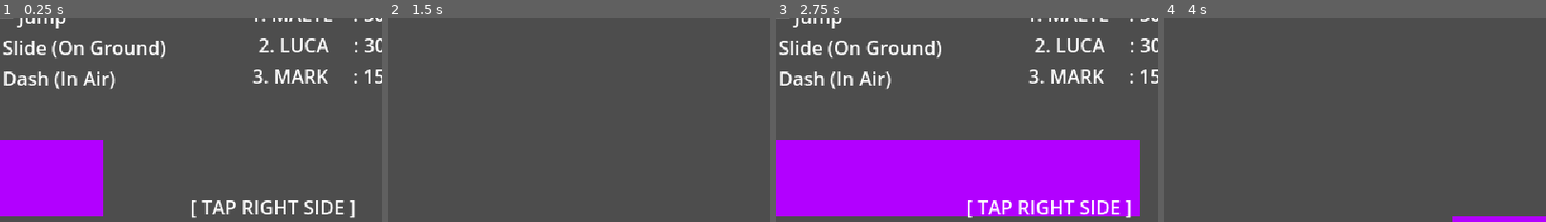
Above: before the commit, frames 1-4 (left to right).
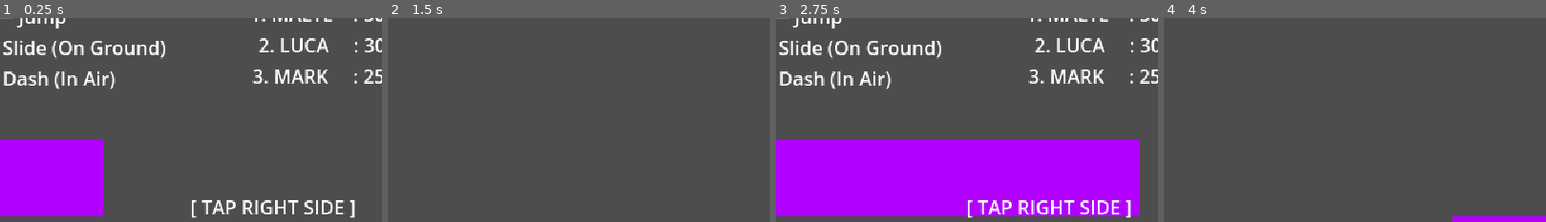
Above: after the commit, the same moments.

Repository: mschonberger/runner
Game: Godot game, scene res://scenes/main.tscn
The game is run twice, just before and just after one commit, with the same random seed, the same clock (stepped at 60 frames per second) and the same inputs.
Inputs (mouse positions are % of the whole screen's width and height, from its top left):
- Up to frame 1 (0.25 s): no input
- Up to frame 2 (1.5 s): tap Space (jump) at 0.5, 0.77 s; move the mouse to (72, 47) at 0.52 s; hold Ctrl (dash) 0.53-1.28 s; click (72, 47) at 0.67 s; move the mouse to (30, 58) at 1.27 s; tap Ctrl (dash) at 1.35 s; click (30, 58) at 1.42 s
- Up to frame 3 (2.75 s): tap Space (jump) at 1.52 s; move the mouse to (60, 29) at 2.02 s; hold Ctrl (dash) from 2.03 s (still down); click (60, 29) at 2.17 s
- Up to frame 4 (4 s): move the mouse to (45, 74) at 2.77 s; release Ctrl (dash) at 2.78 s; tap Ctrl (dash) at 2.85 s; click (45, 74) at 2.92 s; tap Space (jump) at 3.02, 3.77 s; move the mouse to (80, 68) at 3.52 s; hold Ctrl (dash) from 3.53 s (still down); click (80, 68) at 3.67 s
The pictures show only the part of the screen within x 47-97%, y 27-77%; the shares and areas given below are measured in that part.

The runs differ from the first frame. In frame 1, 0.1% of the frame differs, in the area x 95-98%, y 25-33%; in frame 2, nothing differs; in frame 3, 0.1%; in frame 4, nothing differs.

Commit message:
Fixing time
- Another attempt to fix the High score name entry bug on mobile phones

Diff:
--- a/scripts/game_manager.gd
+++ b/scripts/game_manager.gd
@@ -116,7 +116,7 @@
 	leaderboard = [
 		{"name": "MALTE", "score": 5000.0},
 		{"name": "LUCA", "score": 3000.0},
-		{"name": "MARK", "score": 1500.0}
+		{"name": "MARK", "score": 2500.0}
 	]
 
 func _save_leaderboard() -> void:
--- a/scripts/ui.gd
+++ b/scripts/ui.gd
@@ -73,7 +73,7 @@
 func _build_procedural_entry_ui() -> void:
 	entry_panel = PanelContainer.new()
 	entry_panel.visible = false
-	entry_panel.custom_minimum_size = Vector2(320, 140)
+	entry_panel.custom_minimum_size = Vector2(340, 180) # Made slightly taller for the cancel button
 	entry_panel.set_anchors_preset(Control.PRESET_CENTER)
 	entry_panel.grow_horizontal = Control.GROW_DIRECTION_BOTH
 	entry_panel.grow_vertical = Control.GROW_DIRECTION_BOTH
@@ -104,10 +104,16 @@
 	vbox.add_child(name_input)
 
 	var hint := Label.new()
-	hint.text = "Press Enter to Save"
+	hint.text = "Press Enter to Save\n(Or tap field to reopen keyboard)"
 	hint.horizontal_alignment = HORIZONTAL_ALIGNMENT_CENTER
 	hint.modulate.a = 0.6
 	vbox.add_child(hint)
+
+	# 🚨 FIX: Add a explicit cancel/skip button for mobile users
+	var cancel_btn := Button.new()
+	cancel_btn.text = "SKIP / CANCEL"
+	cancel_btn.pressed.connect(_on_highscore_cancelled)
+	vbox.add_child(cancel_btn)
 
 func _on_highscore_triggered(score_value: float) -> void:
 	pending_highscore_value = score_value
@@ -120,7 +126,24 @@
 	gm.add_leaderboard_entry(new_text, pending_highscore_value)
 
 func _on_name_input_clicked(event: InputEvent) -> void:
-	# Check if the player explicitly tapped or pressed down on the text block field
 	if event is InputEventMouseButton and event.is_pressed():
-		# Force Godot to re-request the software keyboard from iOS or Android OS
+		# 🚨 FIX: Explicitly clear focus and grab it fresh.
+		# This forces a state change that the web/mobile bridge registers cleanly.
+		name_input.release_focus()
+		name_input.grab_focus()
+
+		# Move caret to the end of the line text
+		name_input.caret_column = name_input.text.length()
+
+		# Explicitly command the virtual keyboard to wake up
 		DisplayServer.virtual_keyboard_show(name_input.text, name_input.get_global_rect(), name_input.max_length)
+
+
+# 🚨 FIX: New callback method to cleanly handle cancellation
+func _on_highscore_cancelled() -> void:
+	entry_panel.visible = false
+	DisplayServer.virtual_keyboard_hide()
+
+	if gm != null:
+		# Save it under a generic fallback name or completely skip it
+		gm.add_leaderboard_entry("GUEST", pending_highscore_value)
